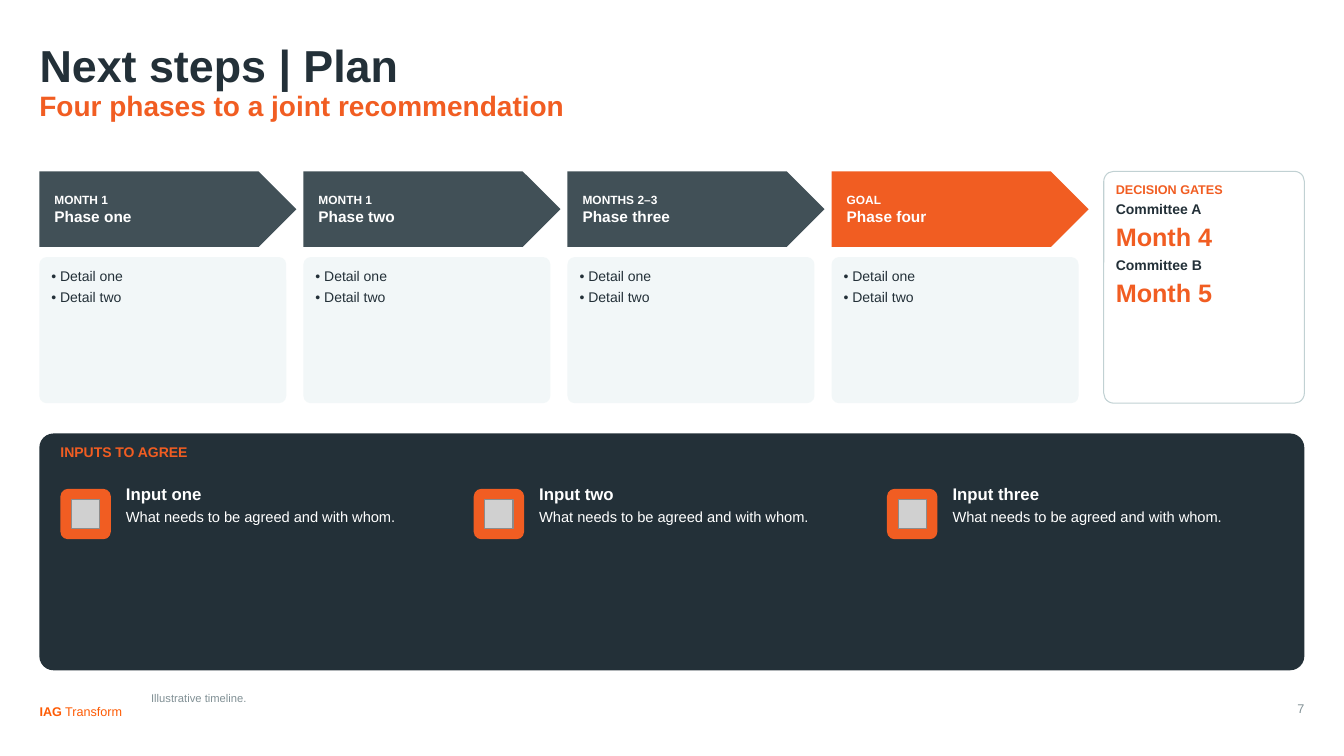
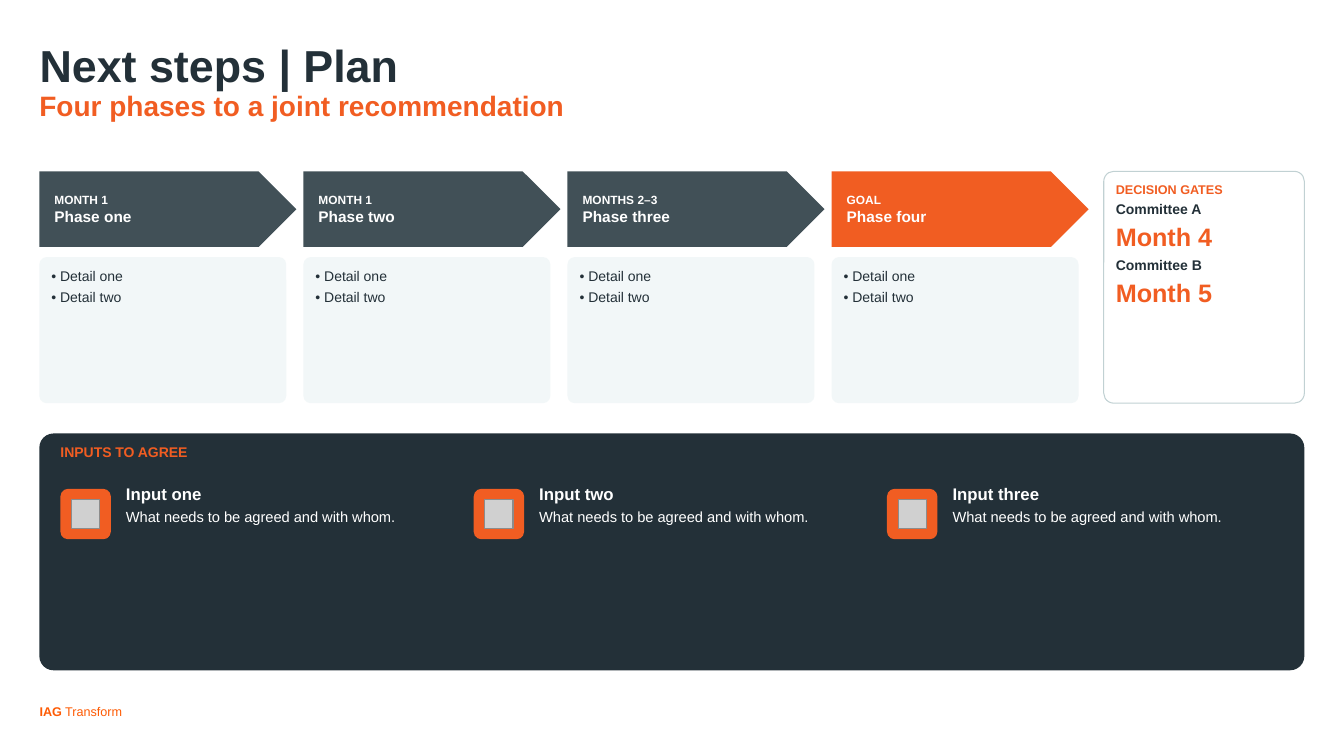
Before and after one commit to PRemealntt/iag-slides, a slide deck: slide 7 of skills/iag-slides/assets/examples/patterns-example.pptx. Drawn at 1344x756 pixels with LibreOffice and Linux fonts; fonts in the diff are those of the drawing; grey boxes stand for pictures; background and template pictures are left out. Boxes give left, top, right and bottom in pixels: in the first picture for what was removed or moved away, otherwise in the second. Text is boxed around its words. In the diff, an @@ line names an element or a change of style, - is before the commit and + after.

```diff
--- a/skills/iag-slides/assets/examples/patterns-example.pptx
+++ b/skills/iag-slides/assets/examples/patterns-example.pptx
@@ text removed at (x1=151, y1=694, x2=247, y2=702) @@
-Illustrative timeline.
@@ page number removed at (x1=1297, y1=704, x2=1304, y2=713) @@
-7
```
Also in this commit, not shown: 9 other slides changed, 6 slides added, 8 other files.
